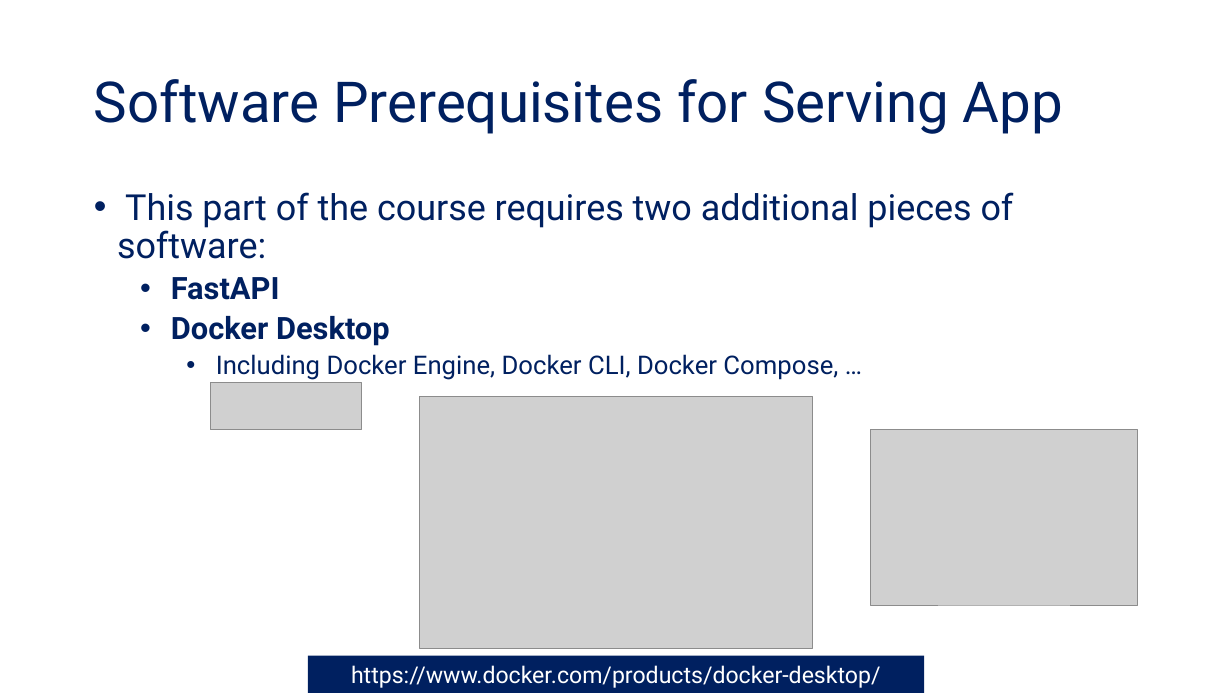
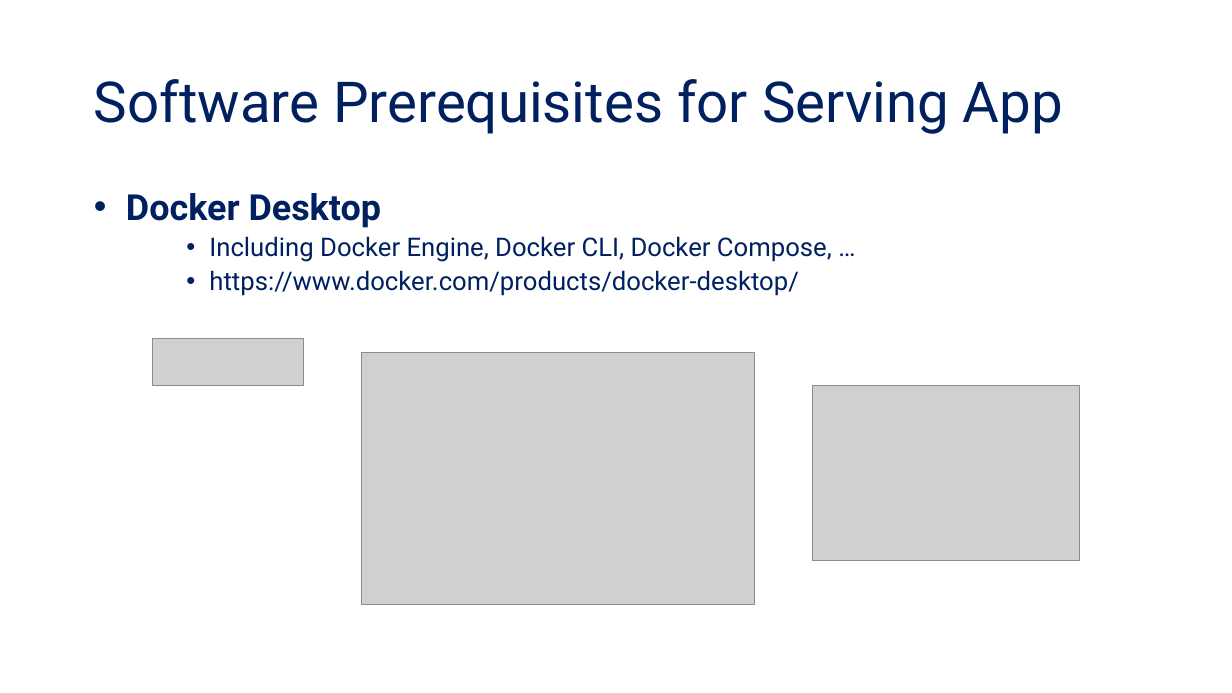
Before and after one commit to tanquangduong/transformer-pt, a slide deck: slide 5 of presentation/Transformer_Udemy/Udemy_P7_Serving LLM-based Web Applications.pptx. Drawn at 1232x693 pixels with LibreOffice and Linux fonts; fonts in the diff are those of the drawing; grey boxes stand for pictures. Boxes give left, top, right and bottom in pixels: in the first picture for what was removed or moved away, otherwise in the second. Text is boxed around its words. In the diff, an @@ line names an element or a change of style, - is before the commit and + after.

```diff
--- a/presentation/Transformer_Udemy/Udemy_P7_Serving LLM-based Web Applications.pptx
+++ b/presentation/Transformer_Udemy/Udemy_P7_Serving LLM-based Web Applications.pptx
@@ text at <box>117,192,1014,300</box>: paragraphs removed @@
-• This part of the course requires two additional pieces of software:
-  • FastAPI
@@ text at <box>126,193,381,228</box>: size 24 to 28 pt in "Docker Desktop"; list level 2 to 1 in "Docker Desktop" @@
@@ text at <box>209,270,798,296</box>: paragraph added @@
+    • https://www.docker.com/products/docker-desktop/
@@ 3 pictures: place and size @@
-3 pictures at <box>211,383,1138,649</box>
+3 pictures at <box>152,338,1080,604</box>
@@ rectangle removed at <box>308,656,924,693</box> @@
-https://www.docker.com/products/docker-desktop/
```
Also in this commit, not shown: 3 other slides changed, 1 slide added, 1 other file.
